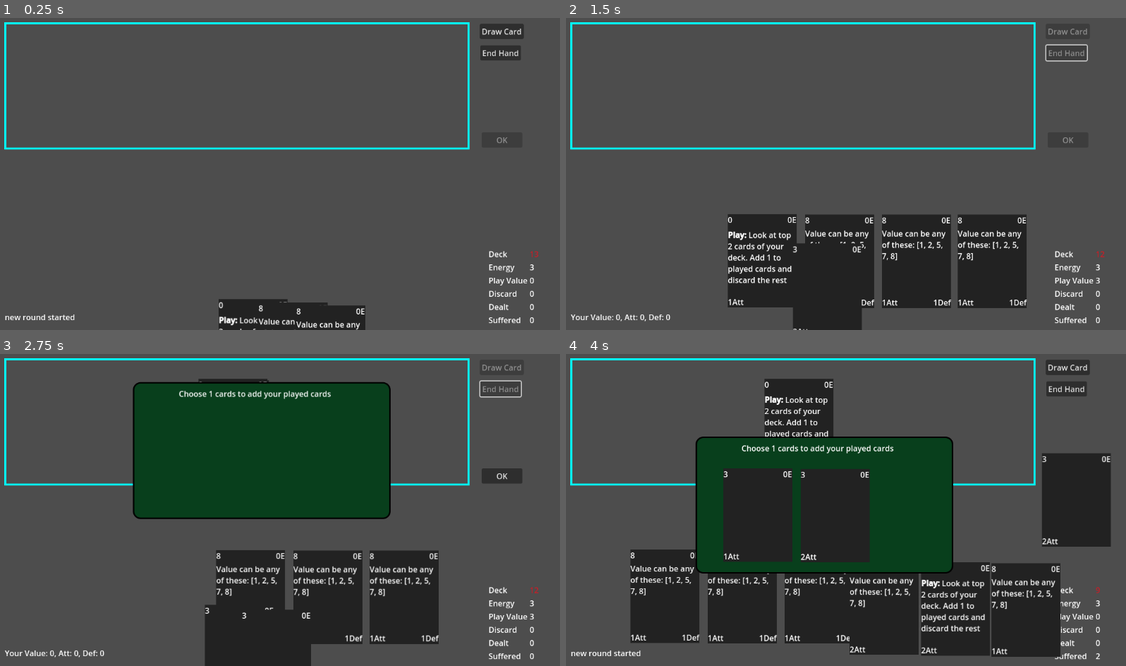
Above: before the commit, frames 1-4 (two rows, left to right).
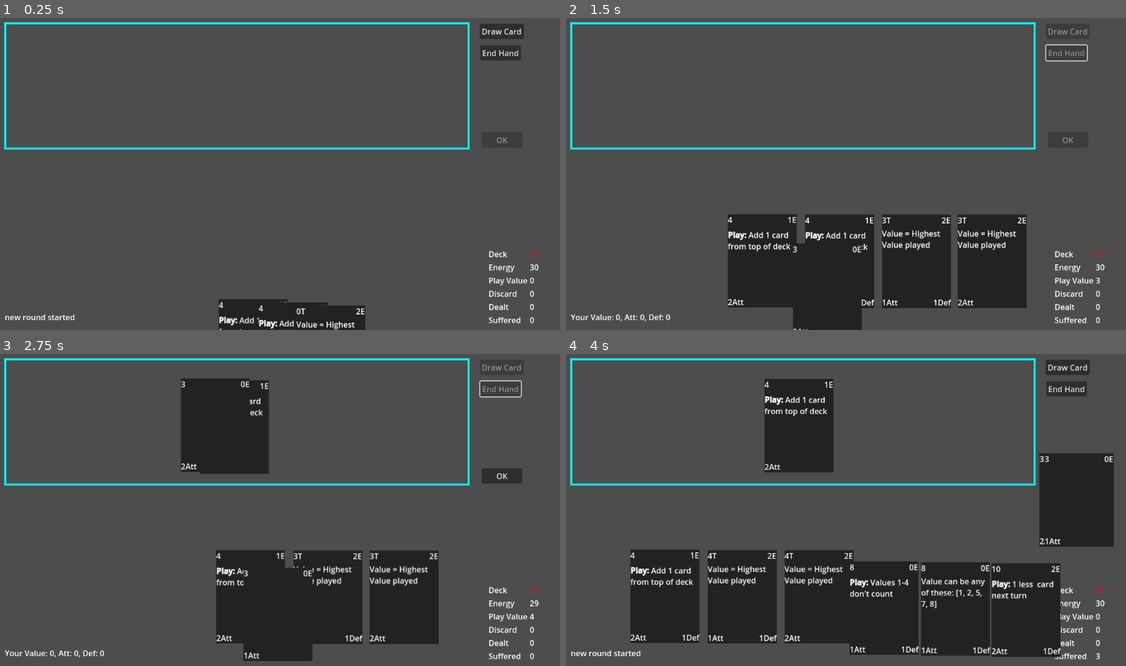
Above: after the commit, the same moments.

Repository: TicklesTheBrain/CardBuilder
Game: Godot game, scene res://game.tscn
Same seed, same stepped clock (60 frames per second), same inputs: the game is played once before the commit and once after it.
Inputs (mouse positions are in pixels of both pictures, inside the frame that each line leads up to):
- Up to frame 1 (0.25 s): no input
- Up to frame 2 (1.5 s): click "Draw Card" at 0.5 s; click "End Hand" at 1.25 s
- Up to frame 3 (2.75 s): drag from (196, 597) to (235, 422) at 2.02 s
- Up to frame 4 (4 s): click "OK" at 2.75 s; click "OK" at 3.5 s

The runs differ from the first frame. In frame 1, 0.3% of the frame differs, in the area x 39-97%, y 74-100%; in frame 2, 1.5%; in frame 3, 23%, in the area x 23-97%, y 7-100%; in frame 4, 23%.

Commit message:
testing and bugfixing

Diff:
--- a/cardAbstractions/GenericResource.gd
+++ b/cardAbstractions/GenericResource.gd
@@ -6,6 +6,7 @@
 @export var resourceName: String
 @export var baseline: int
 @export var resetAdjust: int = 0
+@export var resetBaseline: int = 0
 @export var capAtZero: bool
 
 @export var debugLabel: Label
@@ -19,6 +20,7 @@
 
 func reset():
 	amount = baseline + resetAdjust
+	resetAdjust = resetBaseline
 
 func updateLabel(newAmount):
 	debugLabel.text = str(newAmount)
--- a/cardAbstractions/cardContainer.gd
+++ b/cardAbstractions/cardContainer.gd
@@ -80,7 +80,7 @@
 func applyModifiers(type: CardParam.ParamType, card: CardData, value: int, ctxt: GameStateContext):
 	var currValue = value
 	for modifier in modifiers:
-		if modifier.type == type:
+		if modifier is ParamModifier and modifier.type == type:
 			currValue = modifier.calculate(ctxt, currValue, card)
 
 	return currValue
--- a/cardAbstractions/cardParam.gd
+++ b/cardAbstractions/cardParam.gd
@@ -9,36 +9,36 @@
 @export var staticText: String
 
 func getValue(ctxt: GameStateContext, card: CardData):
-    var value = card.container.applyModifiers(type, card, baseValue, ctxt)
-    for mod in modifiers:
-        value = mod.calculate(ctxt, value, card)
-    return value
+	var value = card.container.applyModifiers(type, card, baseValue, ctxt)
+	for mod in modifiers:
+		value = mod.calculate(ctxt, value, card)
+	return value
 
 func getBaseValue():
-    print('base value', baseValue)
-    return baseValue
+	#print('base value', baseValue)
+	return baseValue
 
 func getText():
-    if staticText:
-        return staticText
-    var result = ""
-    for mod in modifiers:
-        result += mod.getText()
-    return result
+	if staticText:
+		return staticText
+	var result = ""
+	for mod in modifiers:
+		result += mod.getText()
+	return result
 
 func addModifier(newMod: ParamModifier):
-    modifiers.append(newMod)
+	modifiers.append(newMod)
 
 func checkIsNonStatic():
-    for mod in modifiers:
-        if mod.active and mod.nonStatic:
-            return true
-    return false
+	for mod in modifiers:
+		if mod.active and mod.nonStatic:
+			return true
+	return false
 
 func getNonStaticOptions():
-    if checkIsNonStatic():
-        for mod in modifiers:
-            if mod.active and mod.nonStatic:
-                return mod.options
-    else:
-        return []
+	if checkIsNonStatic():
+		for mod in modifiers:
+			if mod.active and mod.nonStatic:
+				return mod.options
+	else:
+		return []
--- a/cardAbstractions/deckManager.gd
+++ b/cardAbstractions/deckManager.gd
@@ -16,7 +16,13 @@
 			newCard.stats = StatData.new()
 			newCard.stats.attack = randi_range(1,2)
 			newCard.stats.defence = randi_range(0,1)
+
 			newCard.onPlayEffects = [] as Array[PlayEffect]
 			for pe in empty.onPlayEffects:
 				newCard.onPlayEffects.append(pe.duplicate(true))
-			cards.push_back(newCard)
+
+			newCard.playConditionals = [] as Array[Conditional]
+			for pc in empty.playConditionals:
+				newCard.playConditionals.append(pc.duplicate(true))
+
+			addCard(newCard)
--- a/cardAbstractions/timingCheck.gd
+++ b/cardAbstractions/timingCheck.gd
@@ -11,7 +11,7 @@
 var excludeCard: CardData
 var containerSubject: CardContainer
 
-func decreaseCounter():
+func decreaseCounter(_discardValue = null, _discardValue2 = null):
 	counter -= 1
 	if counter == 0:
 		match type:
--- a/cardEffects/peResourceModify.gd
+++ b/cardEffects/peResourceModify.gd
@@ -3,7 +3,7 @@
 
 #TODO: currently only supports energy, need to add other types as well, like damage and so on.
 enum modifyWhat {AMOUNT, RESET_ADJUST, BASELINE}
-enum resourceList {ENERGY}
+enum resourceList {ENERGY,TURN_START_CARD_DRAW}
 
 @export var modifiedResource: resourceList
 @export var modificationSubject: modifyWhat
@@ -14,6 +14,8 @@
 	var resource
 	if modifiedResource == resourceList.ENERGY:
 		resource = ctxt.energyResource as GenericResource
+	elif modifiedResource == resourceList.TURN_START_CARD_DRAW:
+		resource = ctxt.cardDraw as GenericResource
 
 	if modificationSubject == modifyWhat.AMOUNT:
 		resource.amount += amountToModify
--- a/conditionals/conditionalAmount.gd
+++ b/conditionals/conditionalAmount.gd
@@ -13,7 +13,7 @@
 
 func check(ctxt: GameStateContext):
     print('check amount triggered')
-    var currAmount = ctxt.playArea.getAll().size()
+    var currAmount = ctxt.getContainerFromPurpose(containerToCheck).getAll().size()
     if not disabledOnMatchOrExceed and currAmount >= amountToMatchOrExceed:
         return true
     if disabledOnMatchOrExceed and currAmount < amountToMatchOrExceed:
--- a/conditionals/conditionalValue.gd
+++ b/conditionals/conditionalValue.gd
@@ -5,17 +5,17 @@
 @export var disabledOnMatchOrExceed: bool = false
 
 func getText():
-    var text = "If value {verb} equal or more than {number}, "
-    var verb = 'is'
-    if disabledOnMatchOrExceed:
-        verb = "isn't"
-    return text.format({"verb": verb, "number": valueToMatchOrExceed})
+	var text = "If value {verb} equal or more than {number}, "
+	var verb = 'is'
+	if disabledOnMatchOrExceed:
+		verb = "isn't"
+	return text.format({"verb": verb, "number": valueToMatchOrExceed})
 
 func check(ctxt: GameStateContext):
-    print('check triggered')
-    var currPlayValue = ctxt.playArea.getTotalValue()
-    if not disabledOnMatchOrExceed and currPlayValue >= valueToMatchOrExceed:
-        return true
-    if disabledOnMatchOrExceed and currPlayValue < valueToMatchOrExceed:
-        return true
-    return false
+	print('check triggered')
+	var currValue = ctxt.getContainerFromPurpose(containerToCheck).getTotalValue()
+	if not disabledOnMatchOrExceed and currValue >= valueToMatchOrExceed:
+		return true
+	if disabledOnMatchOrExceed and currValue < valueToMatchOrExceed:
+		return true
+	return false
--- a/conditionals/conditionals.gd
+++ b/conditionals/conditionals.gd
@@ -2,6 +2,7 @@
 class_name Conditional
 
 @export var staticText: String
+@export var containerToCheck: Game.ContainerPurposes
 
 func getText():
     if staticText:
--- a/game.gd
+++ b/game.gd
@@ -140,11 +140,12 @@
 
 	energy.amount -= card.getCost()
 
+	handManager.removeCard(card)
 	playAreaManager.addCard(card)
-	handManager.removeCard(card)
 
 func enemySingleStep(valueToBeat: int) -> bool:
 
+	#TODO: Drawing too many cards when player busted
 	if enemyPlayArea.checkFull():
 		return false
 	if enemyPlayArea.bustCounter.checkIsBusted():
--- a/game.tscn
+++ b/game.tscn
@@ -23,6 +23,11 @@
 [ext_resource type="Script" path="res://cardEffects/peResourceModify.gd" id="14_jpla0"]
 [ext_resource type="Script" path="res://modifiers/paramModifierChooseBest.gd" id="15_3oxiy"]
 [ext_resource type="Script" path="res://cardEffects/peChooseFrom.gd" id="17_ncn3a"]
+[ext_resource type="Script" path="res://modifiers/counterModifierFixedChange.gd" id="18_htggx"]
+[ext_resource type="Script" path="res://modifiers/paramModifierCutoff.gd" id="19_xxuk0"]
+[ext_resource type="Script" path="res://modifiers/paramModifierFlat.gd" id="20_10cho"]
+[ext_resource type="Script" path="res://cardEffects/peSetValueToPrevious.gd" id="20_l4gj5"]
+[ext_resource type="Script" path="res://conditionals/conditionalAmount.gd" id="22_0ivmw"]
 
 [sub_resource type="Resource" id="Resource_stxwd"]
 script = ExtResource("4_kj13h")
@@ -50,7 +55,7 @@
 [sub_resource type="Resource" id="Resource_m4wcd"]
 resource_name = "SetToHigh"
 script = ExtResource("5_fj00f")
-amount = 4
+amount = 3
 debug = false
 cardTitle = ""
 value = SubResource("Resource_tssf2")
@@ -102,7 +107,7 @@
 [sub_resource type="Resource" id="Resource_chvy2"]
 resource_name = "Next Costs 1 less"
 script = ExtResource("5_fj00f")
-amount = 4
+amount = 3
 debug = false
 cardTitle = ""
 value = SubResource("Resource_3rfs7")
@@ -139,7 +144,7 @@
 [sub_resource type="Resource" id="Resource_xeq1j"]
 resource_name = "Draw 1"
 script = ExtResource("5_fj00f")
-amount = 4
+amount = 3
 debug = false
 cardTitle = ""
 value = SubResource("Resource_crwdx")
@@ -160,6 +165,7 @@
 valueToMatchOrExceed = 6
 disabledOnMatchOrExceed = false
 staticText = ""
+containerToCheck = 2
 
 [sub_resource type="Resource" id="Resource_ha2ot"]
 script = ExtResource("11_ukhr8")
@@ -182,7 +188,7 @@
 [sub_resource type="Resource" id="Resource_o77ee"]
 resource_name = "Draw if value 6"
 script = ExtResource("5_fj00f")
-amount = 9
+amount = 3
 debug = false
 cardTitle = ""
 value = SubResource("Resource_ihadl")
@@ -229,7 +235,7 @@
 [sub_resource type="Resource" id="Resource_p1bhp"]
 resource_name = "Discard 2"
 script = ExtResource("5_fj00f")
-amount = 8
+amount = 3
 debug = false
 cardTitle = ""
 value = SubResource("Resource_7qb40")
@@ -266,7 +272,7 @@
 [sub_resource type="Resource" id="Resource_vwdiw"]
 resource_name = "Add energy"
 script = ExtResource("5_fj00f")
-amount = 5
+amount = 3
 debug = false
 cardTitle = ""
 value = SubResource("Resource_7lixo")
@@ -304,7 +310,7 @@
 [sub_resource type="Resource" id="Resource_iben3"]
 resource_name = "non-static test"
 script = ExtResource("5_fj00f")
-amount = 10
+amount = 3
 debug = true
 cardTitle = ""
 value = SubResource("Resource_md32b")
@@ -344,13 +350,429 @@
 [sub_resource type="Resource" id="Resource_p32kq"]
 resource_name = "choose 2 from deck"
 script = ExtResource("5_fj00f")
-amount = 6
+amount = 3
 debug = true
 cardTitle = ""
 value = SubResource("Resource_5jkyj")
 type = ""
 cost = SubResource("Resource_8yej1")
 onPlayEffects = Array[Resource("res://cardEffects/playEffect.gd")]([SubResource("Resource_nm6pv")])
+playConditionals = Array[Resource("res://conditionals/conditionals.gd")]([])
+
+[sub_resource type="Resource" id="Resource_7s8uq"]
+script = ExtResource("4_kj13h")
+baseValue = 1
+type = 0
+modifiers = Array[Resource("res://modifiers/paramModifier.gd")]([])
+staticText = ""
+
+[sub_resource type="Resource" id="Resource_62ggs"]
+script = ExtResource("18_htggx")
+shift = -1
+type = 0
+inEffect = true
+staticText = ""
+timingChecks = Array[Resource("res://cardAbstractions/timingCheck.gd")]([])
+
+[sub_resource type="Resource" id="Resource_kq5ha"]
+script = ExtResource("13_b755p")
+event = 1
+actOrDeact = 1
+counter = 1
+
+[sub_resource type="Resource" id="Resource_4c8t0"]
+script = ExtResource("5_y0qb8")
+containersToApply = Array[int]([2])
+modifier = SubResource("Resource_62ggs")
+timingRules = Array[ExtResource("13_b755p")]([SubResource("Resource_kq5ha")])
+effectName = ""
+staticText = "Decrease bust by 1"
+conditionals = Array[Resource("res://conditionals/conditionals.gd")]([])
+followUpEffects = Array[Resource("res://cardEffects/playEffect.gd")]([])
+includeFollowUpText = false
+
+[sub_resource type="Resource" id="Resource_u7epp"]
+script = ExtResource("4_kj13h")
+baseValue = 6
+type = 1
+modifiers = Array[Resource("res://modifiers/paramModifier.gd")]([])
+staticText = ""
+
+[sub_resource type="Resource" id="Resource_f3ql2"]
+resource_name = "Bust increase by 1"
+script = ExtResource("5_fj00f")
+amount = 3
+debug = false
+cardTitle = ""
+value = SubResource("Resource_u7epp")
+type = ""
+cost = SubResource("Resource_7s8uq")
+onPlayEffects = Array[Resource("res://cardEffects/playEffect.gd")]([SubResource("Resource_4c8t0")])
+playConditionals = Array[Resource("res://conditionals/conditionals.gd")]([])
+
+[sub_resource type="Resource" id="Resource_0n5p2"]
+script = ExtResource("4_kj13h")
+baseValue = 1
+type = 1
+modifiers = Array[Resource("res://modifiers/paramModifier.gd")]([])
+staticText = ""
+
+[sub_resource type="Resource" id="Resource_uyo8w"]
+script = ExtResource("4_kj13h")
+baseValue = 3
+type = 1
+modifiers = Array[Resource("res://modifiers/paramModifier.gd")]([])
+staticText = ""
+
+[sub_resource type="Resource" id="Resource_5treu"]
+resource_name = "Decrease bust by 1"
+script = ExtResource("5_fj00f")
+amount = 3
+debug = false
+cardTitle = ""
+value = SubResource("Resource_uyo8w")
+type = ""
+cost = SubResource("Resource_0n5p2")
+onPlayEffects = Array[Resource("res://cardEffects/playEffect.gd")]([SubResource("Resource_4c8t0")])
+playConditionals = Array[Resource("res://conditionals/conditionals.gd")]([])
+
+[sub_resource type="Resource" id="Resource_cxv62"]
+script = ExtResource("4_kj13h")
+baseValue = 1
+type = 0
+modifiers = Array[Resource("res://modifiers/paramModifier.gd")]([])
+staticText = ""
+
+[sub_resource type="Resource" id="Resource_gdnkh"]
+script = ExtResource("11_ukhr8")
+source = 0
+destination = 2
+amountOfCardsToDraw = 1
+effectName = ""
+staticText = "Add 1 card from top of deck"
+conditionals = Array[Resource("res://conditionals/conditionals.gd")]([])
+followUpEffects = Array[Resource("res://cardEffects/playEffect.gd")]([])
+includeFollowUpText = false
+
+[sub_resource type="Resource" id="Resource_hh2tv"]
+script = ExtResource("4_kj13h")
+baseValue = 4
+type = 1
+modifiers = Array[Resource("res://modifiers/paramModifier.gd")]([])
+staticText = ""
+
+[sub_resource type="Resource" id="Resource_2rgny"]
+resource_name = "Add card from top"
+script = ExtResource("5_fj00f")
+amount = 3
+debug = false
+cardTitle = ""
+value = SubResource("Resource_hh2tv")
+type = ""
+cost = SubResource("Resource_cxv62")
+onPlayEffects = Array[Resource("res://cardEffects/playEffect.gd")]([SubResource("Resource_gdnkh")])
+playConditionals = Array[Resource("res://conditionals/conditionals.gd")]([])
+
+[sub_resource type="Resource" id="Resource_peu4b"]
+script = ExtResource("4_kj13h")
+baseValue = 0
+type = 0
+modifiers = Array[Resource("res://modifiers/paramModifier.gd")]([])
+staticText = ""
+
+[sub_resource type="Resource" id="Resource_ssk12"]
+script = ExtResource("19_xxuk0")
+amountForCutOff = 4
+cutoffBelow = true
+onCutOffReturn = 0
+cutoffBasedOnParamItself = true
+cutoffCriteriaParam = 1
+type = 1
+capAtZero = false
+inEffect = true
+staticText = ""
+timingChecks = Array[Resource("res://cardAbstractions/timingCheck.gd")]([])
+
+[sub_resource type="Resource" id="Resource_7ftf8"]
+script = ExtResource("13_b755p")
+event = 1
+actOrDeact = 1
+counter = 1
+
+[sub_resource type="Resource" id="Resource_6drwm"]
+resource_name = "1-4 dont count"
+script = ExtResource("5_y0qb8")
+containersToApply = Array[int]([2, 1])
+modifier = SubResource("Resource_ssk12")
+timingRules = Array[ExtResource("13_b755p")]([SubResource("Resource_7ftf8")])
+effectName = ""
+staticText = "Values 1-4 don't count"
+conditionals = Array[Resource("res://conditionals/conditionals.gd")]([])
+followUpEffects = Array[Resource("res://cardEffects/playEffect.gd")]([])
+includeFollowUpText = false
+
+[sub_resource type="Resource" id="Resource_u8or1"]
+script = ExtResource("4_kj13h")
+baseValue = 8
+type = 1
+modifiers = Array[Resource("res://modifiers/paramModifier.gd")]([])
+staticText = ""
+
+[sub_resource type="Resource" id="Resource_l6ab6"]
+resource_name = "1-4 dont count"
+script = ExtResource("5_fj00f")
+amount = 3
+debug = false
+cardTitle = ""
+value = SubResource("Resource_u8or1")
+type = ""
+cost = SubResource("Resource_peu4b")
+onPlayEffects = Array[Resource("res://cardEffects/playEffect.gd")]([SubResource("Resource_6drwm")])
+playConditionals = Array[Resource("res://conditionals/conditionals.gd")]([])
+
+[sub_resource type="Resource" id="Resource_51hu2"]
+script = ExtResource("4_kj13h")
+baseValue = 2
+type = 0
+modifiers = Array[Resource("res://modifiers/paramModifier.gd")]([])
+staticText = ""
+
+[sub_resource type="Resource" id="Resource_cfiyr"]
+script = ExtResource("14_jpla0")
+modifiedResource = 1
+modificationSubject = 1
+amountToModify = 3
+effectName = ""
+staticText = "Extra 3 cards next turn"
+conditionals = Array[Resource("res://conditionals/conditionals.gd")]([])
+followUpEffects = Array[Resource("res://cardEffects/playEffect.gd")]([])
+includeFollowUpText = false
+
+[sub_resource type="Resource" id="Resource_7emqt"]
+script = ExtResource("4_kj13h")
+baseValue = 10
+type = 1
+modifiers = Array[Resource("res://modifiers/paramModifier.gd")]([])
+staticText = ""
+
+[sub_resource type="Resource" id="Resource_wb21s"]
+resource_name = "extra 3 cards"
+script = ExtResource("5_fj00f")
+amount = 3
+debug = false
+cardTitle = ""
+value = SubResource("Resource_7emqt")
+type = ""
+cost = SubResource("Resource_51hu2")
+onPlayEffects = Array[Resource("res://cardEffects/playEffect.gd")]([SubResource("Resource_cfiyr")])
+playConditionals = Array[Resource("res://conditionals/conditionals.gd")]([])
+
+[sub_resource type="Resource" id="Resource_8451y"]
+script = ExtResource("14_jpla0")
+modifiedResource = 1
+modificationSubject = 1
+amountToModify = -1
+effectName = ""
+staticText = "1 less  card next turn"
+conditionals = Array[Resource("res://conditionals/conditionals.gd")]([])
+followUpEffects = Array[Resource("res://cardEffects/playEffect.gd")]([])
+includeFollowUpText = false
+
+[sub_resource type="Resource" id="Resource_86kyf"]
+resource_name = "1 less next turn"
+script = ExtResource("5_fj00f")
+amount = 3
+debug = false
+cardTitle = ""
+value = SubResource("Resource_7emqt")
+type = ""
+cost = SubResource("Resource_51hu2")
+onPlayEffects = Array[Resource("res://cardEffects/playEffect.gd")]([SubResource("Resource_8451y")])
+playConditionals = Array[Resource("res://conditionals/conditionals.gd")]([])
+
+[sub_resource type="Resource" id="Resource_cgjbg"]
+script = ExtResource("4_kj13h")
+baseValue = 2
+type = 0
+modifiers = Array[Resource("res://modifiers/paramModifier.gd")]([])
+staticText = ""
+
+[sub_resource type="Resource" id="Resource_2w048"]
+script = ExtResource("20_10cho")
+flatChange = -1
+type = 0
+capAtZero = true
+inEffect = true
+staticText = ""
+timingChecks = Array[Resource("res://cardAbstractions/timingCheck.gd")]([])
+
+[sub_resource type="Resource" id="Resource_h0tp1"]
+script = ExtResource("13_b755p")
+event = 0
+actOrDeact = 1
+counter = 1
+
+[sub_resource type="Resource" id="Resource_68xvn"]
+script = ExtResource("20_l4gj5")
+modifier = SubResource("Resource_2w048")
+timingRules = Array[ExtResource("13_b755p")]([SubResource("Resource_h0tp1")])
+effectName = ""
+staticText = "If this is not first, set value to previous"
+conditionals = Array[Resource("res://conditionals/conditionals.gd")]([])
+followUpEffects = Array[Resource("res://cardEffects/playEffect.gd")]([])
+includeFollowUpText = false
+
+[sub_resource type="Resource" id="Resource_1gkgt"]
+script = ExtResource("4_kj13h")
+baseValue = 9
+type = 1
+modifiers = Array[Resource("res://modifiers/paramModifier.gd")]([])
+staticText = ""
+
+[sub_resource type="Resource" id="Resource_ghq3l"]
+resource_name = "Set Value to previous"
+script = ExtResource("5_fj00f")
+amount = 3
+debug = false
+cardTitle = ""
+value = SubResource("Resource_1gkgt")
+type = ""
+cost = SubResource("Resource_cgjbg")
+onPlayEffects = Array[Resource("res://cardEffects/playEffect.gd")]([SubResource("Resource_68xvn")])
+playConditionals = Array[Resource("res://conditionals/conditionals.gd")]([])
+
+[sub_resource type="Resource" id="Resource_s0lij"]
+script = ExtResource("4_kj13h")
+baseValue = 0
+type = 1
+modifiers = Array[Resource("res://modifiers/paramModifier.gd")]([])
+staticText = ""
+
+[sub_resource type="Resource" id="Resource_p7o6k"]
+script = ExtResource("12_drei7")
+valueToMatchOrExceed = 10
+disabledOnMatchOrExceed = false
+staticText = "Can only play if already have 10 or more."
+containerToCheck = 2
+
+[sub_resource type="Resource" id="Resource_bmeea"]
+script = ExtResource("4_kj13h")
+baseValue = 7
+type = 1
+modifiers = Array[Resource("res://modifiers/paramModifier.gd")]([])
+staticText = ""
+
+[sub_resource type="Resource" id="Resource_4nafk"]
+resource_name = "OnlyPlayOn10+"
+script = ExtResource("5_fj00f")
+amount = 3
+debug = false
+cardTitle = ""
+value = SubResource("Resource_bmeea")
+type = ""
+cost = SubResource("Resource_s0lij")
+onPlayEffects = Array[Resource("res://cardEffects/playEffect.gd")]([])
+playConditionals = Array[Resource("res://conditionals/conditionals.gd")]([SubResource("Resource_p7o6k")])
+
+[sub_resource type="Resource" id="Resource_bdkmm"]
+script = ExtResource("4_kj13h")
+baseValue = 1
+type = 0
+modifiers = Array[Resource("res://modifiers/paramModifier.gd")]([])
+staticText = ""
+
+[sub_resource type="Resource" id="Resource_bpp8o"]
+script = ExtResource("22_0ivmw")
+amountToMatchOrExceed = 2
+disabledOnMatchOrExceed = true
+staticText = ""
+containerToCheck = 1
+
+[sub_resource type="Resource" id="Resource_yy1lm"]
+script = ExtResource("13_8uvlo")
+amountOfCardsToDiscard = 1
+discardFrom = 1
+effectName = ""
+staticText = ""
+conditionals = Array[Resource("res://conditionals/conditionals.gd")]([])
+followUpEffects = Array[Resource("res://cardEffects/playEffect.gd")]([])
+includeFollowUpText = false
+
+[sub_resource type="Resource" id="Resource_bjm0k"]
+script = ExtResource("11_ukhr8")
+source = 0
+destination = 1
+amountOfCardsToDraw = 3
+effectName = ""
+staticText = "If less than 2 cards in hand, Draw 3 and Discard 1"
+conditionals = Array[Resource("res://conditionals/conditionals.gd")]([SubResource("Resource_bpp8o")])
+followUpEffects = Array[Resource("res://cardEffects/playEffect.gd")]([SubResource("Resource_yy1lm")])
+includeFollowUpText = false
+
+[sub_resource type="Resource" id="Resource_nfoc2"]
+script = ExtResource("4_kj13h")
+baseValue = 6
+type = 1
+modifiers = Array[Resource("res://modifiers/paramModifier.gd")]([])
+staticText = ""
+
+[sub_resource type="Resource" id="Resource_d2adi"]
+resource_name = "If<2,draw+discard"
+script = ExtResource("5_fj00f")
+amount = 3
+debug = false
+cardTitle = ""
+value = SubResource("Resource_nfoc2")
+type = ""
+cost = SubResource("Resource_bdkmm")
+onPlayEffects = Array[Resource("res://cardEffects/playEffect.gd")]([SubResource("Resource_bjm0k")])
+playConditionals = Array[Resource("res://conditionals/conditionals.gd")]([])
+
+[sub_resource type="Resource" id="Resource_t6v4e"]
+script = ExtResource("4_kj13h")
+baseValue = 0
+type = 0
+modifiers = Array[Resource("res://modifiers/paramModifier.gd")]([])
+staticText = ""
+
+[sub_resource type="Resource" id="Resource_v3kot"]
+script = ExtResource("13_8uvlo")
+amountOfCardsToDiscard = -1
+discardFrom = 1
+effectName = ""
+staticText = "Discard all cards in hand."
+conditionals = Array[Resource("res://conditionals/conditionals.gd")]([])
+followUpEffects = Array[Resource("res://cardEffects/playEffect.gd")]([])
+includeFollowUpText = false
+
+[sub_resource type="Resource" id="Resource_fy5jx"]
+script = ExtResource("11_ukhr8")
+source = 0
+destination = 1
+amountOfCardsToDraw = 2
+effectName = ""
+staticText = "Draw 2."
+conditionals = Array[Resource("res://conditionals/conditionals.gd")]([])
+followUpEffects = Array[Resource("res://cardEffects/playEffect.gd")]([])
+includeFollowUpText = false
+
+[sub_resource type="Resource" id="Resource_mqvh1"]
+script = ExtResource("4_kj13h")
+baseValue = 2
+type = 0
+modifiers = Array[Resource("res://modifiers/paramModifier.gd")]([])
+staticText = ""
+
+[sub_resource type="Resource" id="Resource_nny05"]
+resource_name = "DiscardAll,Draw2"
+script = ExtResource("5_fj00f")
+amount = 3
+debug = false
+cardTitle = ""
+value = SubResource("Resource_mqvh1")
+type = ""
+cost = SubResource("Resource_t6v4e")
+onPlayEffects = Array[Resource("res://cardEffects/playEffect.gd")]([SubResource("Resource_v3kot"), SubResource("Resource_fy5jx")])
 playConditionals = Array[Resource("res://conditionals/conditionals.gd")]([])
 
 [sub_resource type="Resource" id="Resource_lab7m"]
@@ -419,13 +841,14 @@
 [node name="Energy" type="Node" parent="Logic/Player" node_paths=PackedStringArray("debugLabel")]
 script = ExtResource("3_c142g")
 resourceName = "Energy"
-baseline = 3
+baseline = 30
 capAtZero = true
 debugLabel = NodePath("../../../InfoStuff/EnergyCounter")
 
 [node name="DeckManager" type="Node" parent="Logic/Player" node_paths=PackedStringArray("feedContainer", "disposeContainer")]
 script = ExtResource("3_8edax")
-emptyCardArray = Array[ExtResource("5_fj00f")]([SubResource("Resource_m4wcd"), SubResource("Resource_chvy2"), SubResource("Resource_xeq1j"), SubResource("Resource_o77ee"), SubResource("Resource_p1bhp"), SubResource("Resource_vwdiw"), SubResource("Resource_iben3"), SubResource("Resource_p32kq")])
+debug = false
+emptyCardArray = Array[ExtResource("5_fj00f")]([SubResource("Resource_m4wcd"), SubResource("Resource_chvy2"), SubResource("Resource_xeq1j"), SubResource("Resource_o77ee"), SubResource("Resource_p1bhp"), SubResource("Resource_vwdiw"), SubResource("Resource_iben3"), SubResource("Resource_p32kq"), SubResource("Resource_f3ql2"), SubResource("Resource_5treu"), SubResource("Resource_2rgny"), SubResource("Resource_l6ab6"), SubResource("Resource_wb21s"), SubResource("Resource_86kyf"), SubResource("Resource_ghq3l"), SubResource("Resource_4nafk"), SubResource("Resource_d2adi"), SubResource("Resource_nny05")])
 feedContainer = NodePath("../DiscardManager")
 disposeContainer = NodePath("../DiscardManager")
 
Not shown: 1 places in game.tscn that only renumber resources
